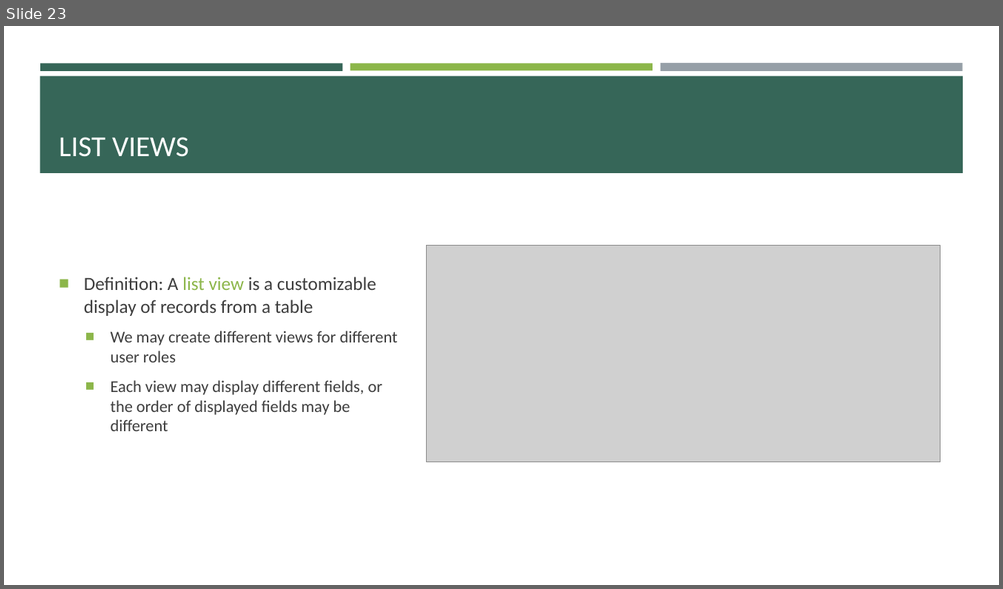
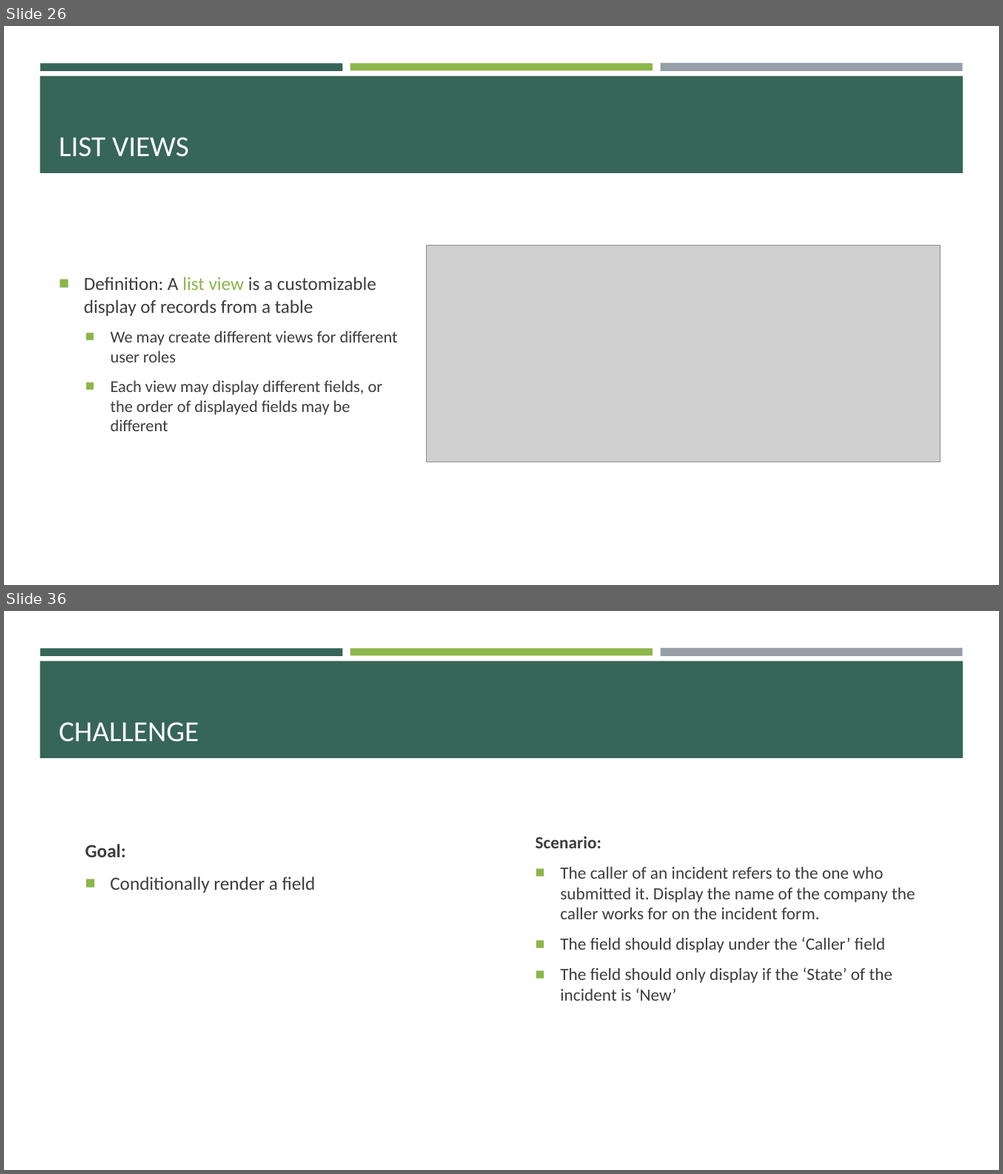
Before and after one commit to e-m-wilson/SNOW, a slide deck: Week_3/SNOW_Basics.pptx. Shown one above the other, each under a label of ours: slide 23 before the commit, slides 26 and 36 after it; the slides between them are not shown. The pictures are 1003x589 and 1003x1174 pixels, drawn with LibreOffice and Linux fonts; fonts in the diff are those of the drawing; grey boxes stand for pictures. Boxes give left, top, right and bottom in pixels: in the first picture for what was removed or moved away, otherwise in the second. Text is boxed around its words. In the diff, an @@ line names an element or a change of style, - is before the commit and + after.

```diff
--- a/Week_3/SNOW_Basics.pptx
+++ b/Week_3/SNOW_Basics.pptx
@@ slide 36 added at (4,611,999,1170), background #FFFFFF; not listed: 4 template elements that a slide beside it also shows @@
@@ title added at (59,722,199,742), 28 pt, text #FFFFFF @@
+CHALLENGE
@@ text added at (85,844,316,893), 18 pt, text #3D3D3D @@
+Goal:
+■ Conditionally render a field
@@ text added at (535,836,915,1001), 16.6 pt, text #3D3D3D @@
+Scenario:
+■ The caller of an incident refers to the one who submitted it. Display the name of the company the caller works for on the incident form.
+■ The field should display under the ‘Caller’ field
+■ The field should only display if the ‘State’ of the incident is ‘New’
@@ what was slide 23 is now slide 26 @@
```
Also in this commit, not shown: 2 slides changed, 31 other slides added, 1 other file.
